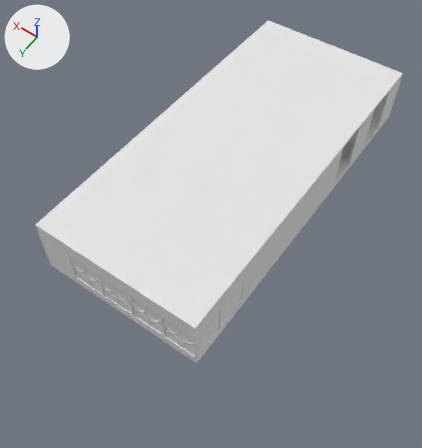
An edit to the Blender file Bedroom.blend, drawn before and after from the same camera.
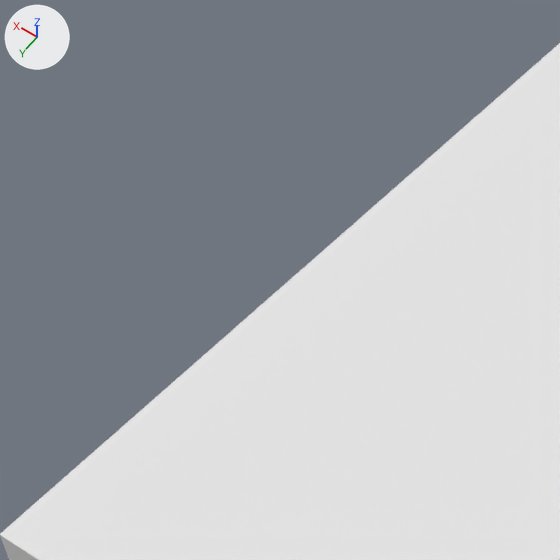
The first picture shows the older version from a 50 mm camera at (-7.7, 9.6, 26.8) aimed at (4.4, -7.3, 0.2). The close-ups show both versions on the part from 8% to 33% of the width and 28% to 51% of the height of that picture; other places that the commit changed are outside them. The axes (+X, +Y, +Z) are drawn at upper left. The lights are the same throughout.

Names of what the first close-up shows: 'BedroomCeiling'.
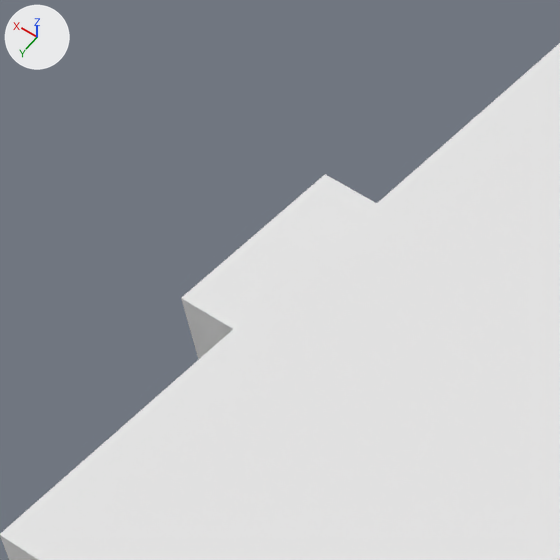
Location of each change, (x1, y1, x2, y2) in pixels of the close-ups (560 x 560 px):
'BedroomWallHiddenRoom', added: after (181, 174, 377, 359)

Edits to the bpy script that builds the scene:
```text
Add me_bedroomhiddenroom_2x2x2:
    me_bedroomhiddenroom_2x2x2.from_pydata(...)  # 48 vertices, 46 faces; spans x -0.1..2.1, y -0.05..2.1, z 0.15..2.0
    # faces by material slot: [17, 4, 25]
    me_bedroomhiddenroom_2x2x2.materials.append(mat_floorwood_001)  # white #e7e7e7
    me_bedroomhiddenroom_2x2x2.materials.append(mat_wall)  # white #e7e7e7
    me_bedroomhiddenroom_2x2x2.materials.append(mat_wallwhitefull_002)  # white #e7e7e7
Add ob_bedroomwallhiddenroom:
    ob_bedroomwallhiddenroom = bpy.data.objects.new('BedroomWallHiddenRoom', me_bedroomhiddenroom_2x2x2)
    ob_bedroomwallhiddenroom.location = (12.0, -4.0, 0.0)
    ob_bedroomwallhiddenroom.rotation_euler = (1.571, 0.0, -1.571)  # degrees (90, 0, -90)
```
